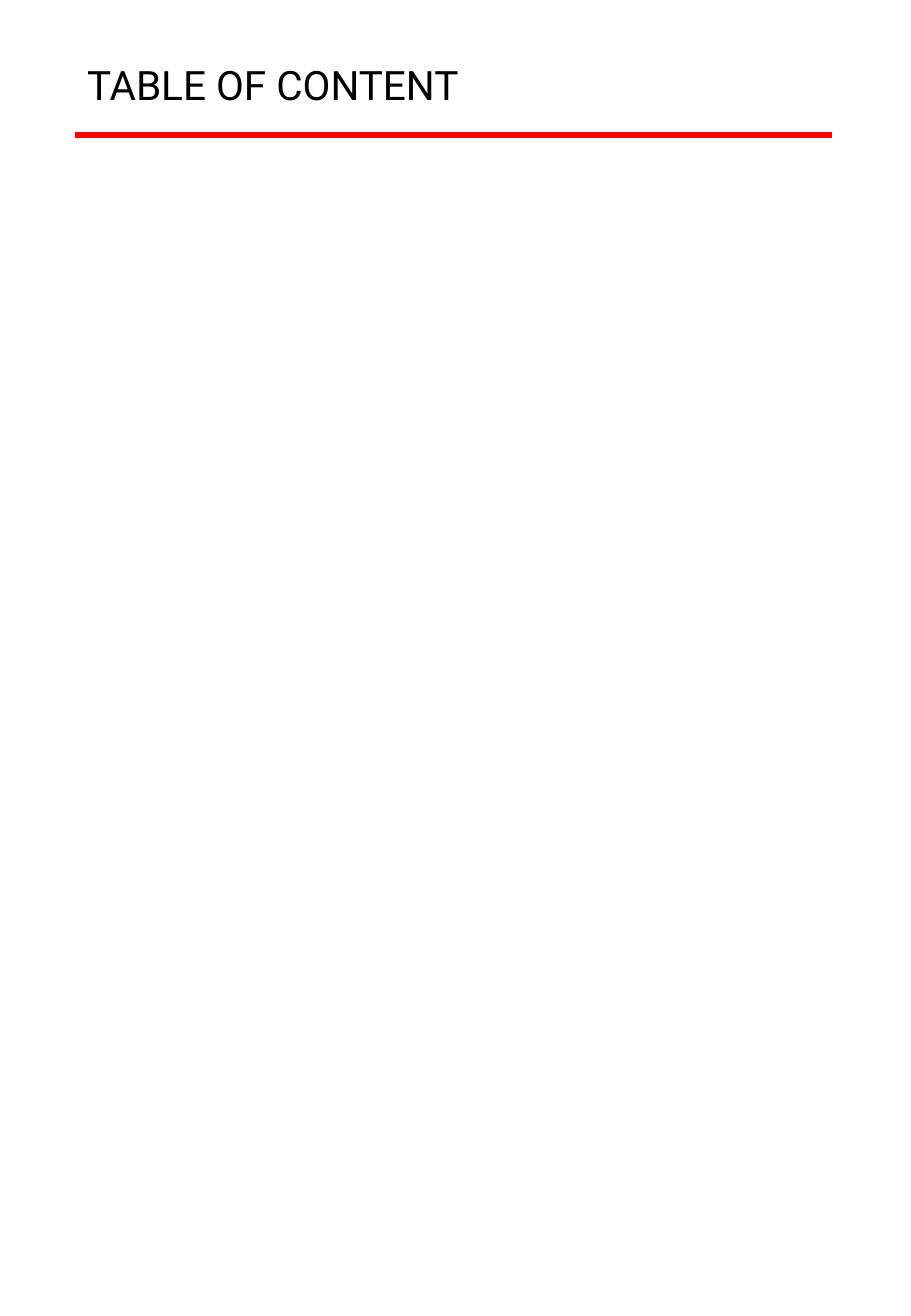
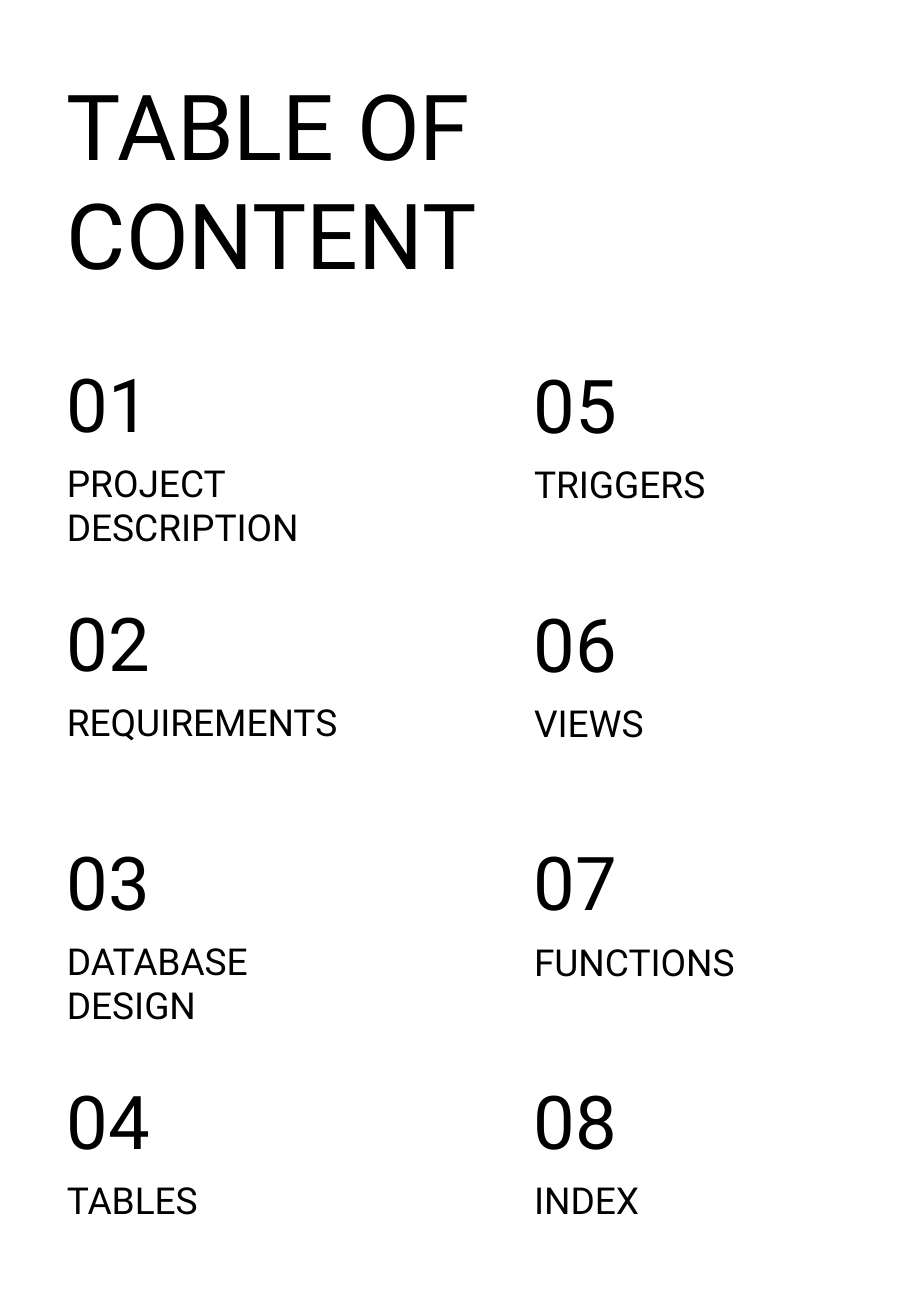
Before and after one commit to mtrung12/Movie_streaming_db, a slide deck: slide 3 of movie_stream_report.pptx. Drawn at 911x1316 pixels with LibreOffice and Linux fonts; fonts in the diff are those of the drawing. Boxes give left, top, right and bottom in pixels: in the first picture for what was removed or moved away, otherwise in the second. Text is boxed around its words. In the diff, an @@ line names an element or a change of style, - is before the commit and + after.

Commit message:
init trigger

```diff
--- a/movie_stream_report.pptx
+++ b/movie_stream_report.pptx
@@ text "TABLE OF CONTENT": place and size @@
-text "TABLE OF CONTENT" at box(87, 70, 458, 101)
+text "TABLE OF CONTENT" at box(67, 94, 476, 270)
@@ text "TABLE OF CONTENT" at box(67, 94, 476, 270): size 24 to 54 pt @@
@@ line removed from (75, 135) to (832, 135) @@
@@ text added at box(67, 378, 150, 433), 44 pt, text #000000 @@
+01
@@ text added at box(534, 379, 617, 434), 44 pt, text #000000 @@
+05
@@ text added at box(67, 470, 299, 542), 22 pt, text #000000 @@
+PROJECT DESCRIPTION
@@ text added at box(534, 471, 705, 499), 22 pt, text #000000 @@
+TRIGGERS
@@ text added at box(67, 617, 150, 672), 44 pt, text #000000 @@
+02
@@ text added at box(534, 618, 617, 673), 44 pt, text #000000 @@
+06
@@ text added at box(67, 709, 337, 741), 22 pt, text #000000 @@
+REQUIREMENTS
@@ text added at box(534, 710, 644, 738), 22 pt, text #000000 @@
+VIEWS
@@ text added at box(67, 856, 150, 911), 44 pt, text #000000 @@
+03
@@ text added at box(534, 856, 617, 911), 44 pt, text #000000 @@
+07
@@ text added at box(67, 948, 248, 1020), 22 pt, text #000000 @@
+DATABASE
+DESIGN
@@ text added at box(534, 949, 735, 977), 22 pt, text #000000 @@
+FUNCTIONS
@@ text added at box(67, 1095, 150, 1150), 44 pt, text #000000 @@
+04
@@ text added at box(534, 1095, 617, 1150), 44 pt, text #000000 @@
+08
@@ text added at box(67, 1187, 198, 1215), 22 pt, text #000000 @@
+TABLES
@@ text added at box(534, 1187, 639, 1214), 22 pt, text #000000 @@
+INDEX
```
Also in this commit, not shown: 3 other slides changed, 2 slides added, 4 other files.
